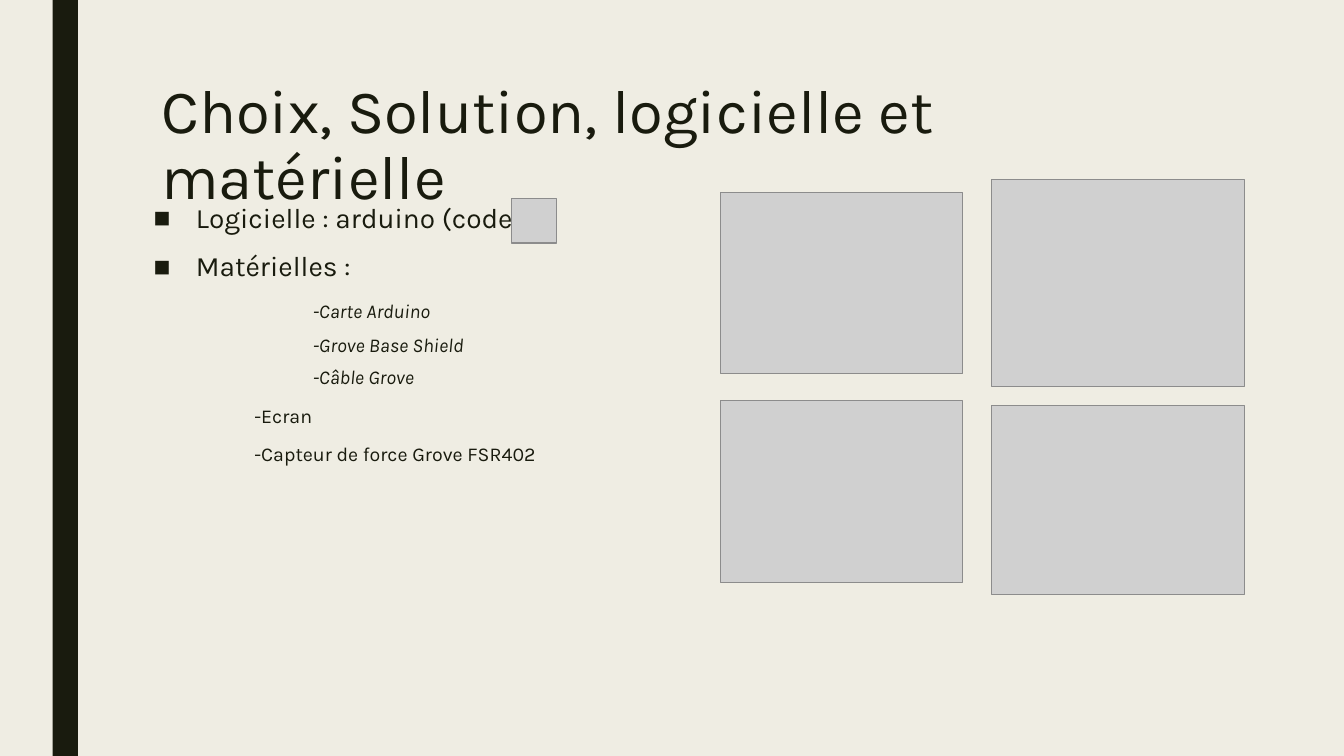
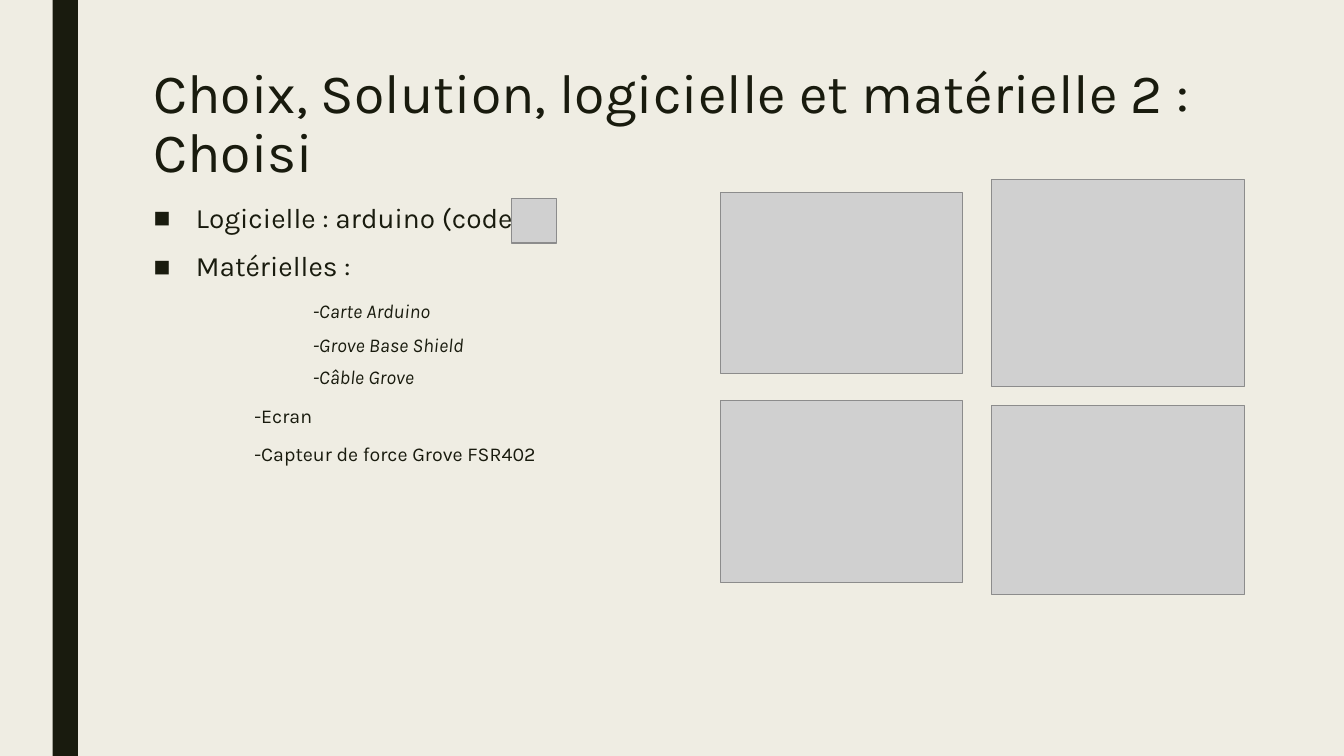
Before and after one commit to BoZhang-dev/Project-Joola, a slide deck: slide 9 of Notes/Presentation-Borui.pptx. Drawn at 1344x756 pixels with LibreOffice and Linux fonts; fonts in the diff are those of the drawing; grey boxes stand for pictures. Boxes give left, top, right and bottom in pixels: in the first picture for what was removed or moved away, otherwise in the second. Text is boxed around its words. In the diff, an @@ line names an element or a change of style, - is before the commit and + after.

```diff
--- a/Notes/Presentation-Borui.pptx
+++ b/Notes/Presentation-Borui.pptx
@@ title at (154,70,1163,173): text changed; size 44 to 39.6 pt @@
-Choix, Solution, logicielle et matérielle
+Choix, Solution, logicielle et matérielle 2 : Choisi
```
Also in this commit, not shown: 1 other slide changed, 1 other file.
